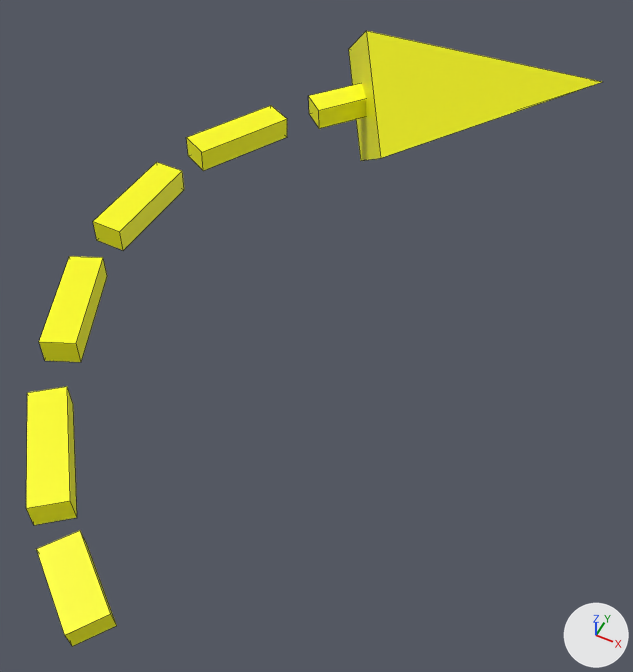
Renders of the Blender file blender-projects/curved-arrow.blend from each side of a commit.
Before and after are seen from a 50 mm lens placed at (1.44, -2.36, 2.55), pointed at (0.32, -0.12, -0.26). The axes (+X, +Y, +Z) are drawn at lower right. The lights are the same throughout. Mesh edges are drawn as thin lines.
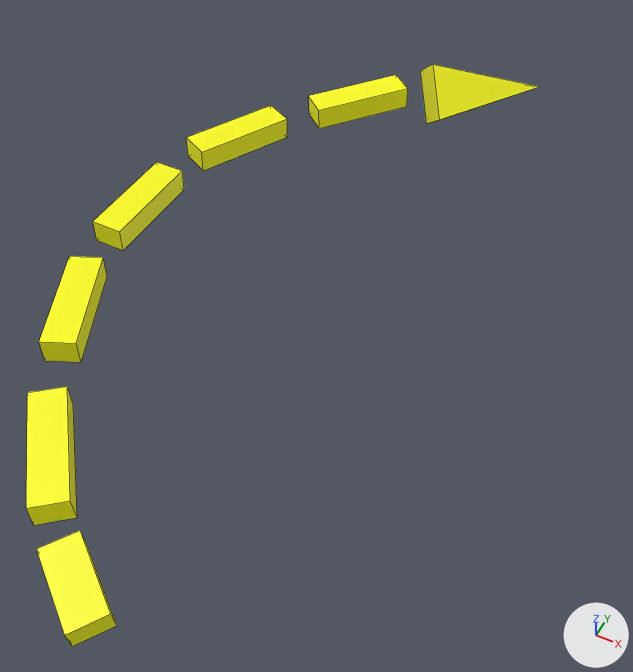
Location of each change, [x1, y1, x2, y2] in pixels of the pictures (633 x 672 px):
'Cone', rescaled (53% narrower, 53% shorter)
    before: [348, 31, 602, 161]
    after: [420, 64, 539, 124]

The change in detail:
Object 'Cone' (ob_cone) is rescaled from (0.494, 0.383, 0.637) to (0.227, 0.176, 0.293).
